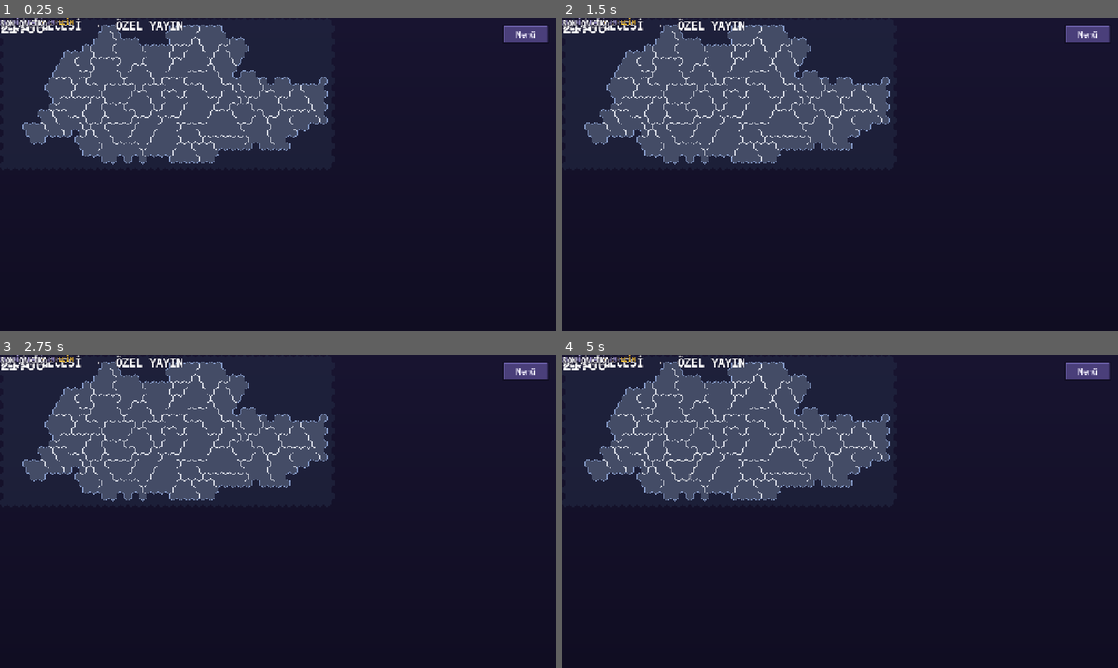
Above: before the commit, frames 1-4 (two rows, left to right).
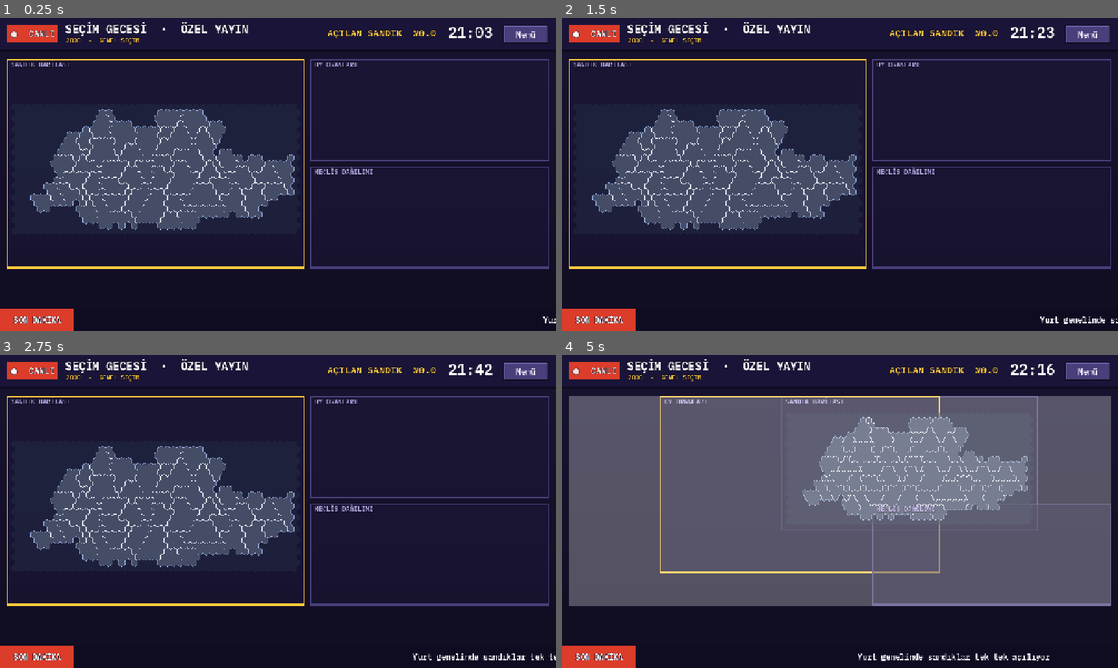
Above: after the commit, the same moments.

Repository: TriQue06/siyaset_oyunu_test_experimental
Game: Godot game, scene res://scenes/ElectionResults.tscn
Two runs of this game, one before a commit and one after it. Both use one fixed random seed, a clock stepped at 60 frames per second and the inputs below. This scene is started directly instead of the project's main scene. Sound files missing from this copy of the repository are replaced by a short silence.
Inputs (mouse positions are in pixels of both pictures, inside the frame that each line leads up to):
- Up to frame 1 (0.25 s): no input
- Up to frame 2 (1.5 s): click "Menü" at 0.5 s; click "DEVAM ET · ESC" at 1.25 s
- Up to frame 3 (2.75 s): tap Enter at 2 s; move the mouse to (400, 495) at 2.02 s; hold Right from 2.03 s (still down); tap Space at 2.1, 2.27, 2.57 s; click (400, 495) at 2.17 s
- Up to frame 4 (5 s): release Right at 2.75 s; drag from (728, 527) to (812, 574) at 2.77 s; move the mouse to (895, 442) at 3.52 s; hold Right 3.53-4.25 s; tap Space at 3.6 s; drag from (812, 574) to (673, 464) at 4.27 s

The runs differ from the first frame. In frame 1, 26% of the frame differs, in the area x 0-100%, y 0-100%; in frame 2, 26%; in frame 3, 27%; in frame 4, 62%, in the area x 0-99%, y 0-100%.
Error before the commit: Parse Error: Cannot infer the type of "advance" variable because the value doesn't have a set type. (res://scripts/event_fx.gd:91)

Commit message:
Sürüm 0.0.212: event_fx.gd derleme hatası düzeltildi (oyun ekranı 0.0.211'de derlenmiyordu)
Co-Authored-By: Claude Opus 5.5 <noreply@anthropic.com>

Diff:
--- a/siyaset-oyunu/project.godot
+++ b/siyaset-oyunu/project.godot
@@ -11,7 +11,7 @@
 [application]
 
 config/name="Siyaset Oyunu"
-config/version="0.0.211"
+config/version="0.0.212"
 run/main_scene="res://scenes/Lobby.tscn"
 config/quit_on_go_back=false
 config/features=PackedStringArray("4.7", "Forward Plus")
--- a/siyaset-oyunu/scripts/event_fx.gd
+++ b/siyaset-oyunu/scripts/event_fx.gd
@@ -88,7 +88,7 @@
 func _input(event: InputEvent) -> void:
 	if not _active:
 		return
-	var advance := event is InputEventKey and event.pressed and event.keycode in [KEY_SPACE, KEY_ESCAPE]
+	var advance: bool = event is InputEventKey and event.pressed and event.keycode in [KEY_SPACE, KEY_ESCAPE]
 	advance = advance or (event is InputEventMouseButton and event.pressed and event.button_index == MOUSE_BUTTON_LEFT)
 	advance = advance or (event is InputEventScreenTouch and event.pressed)
 	if advance:
Not shown, changed: siyaset-oyunu/export_presets.cfg
